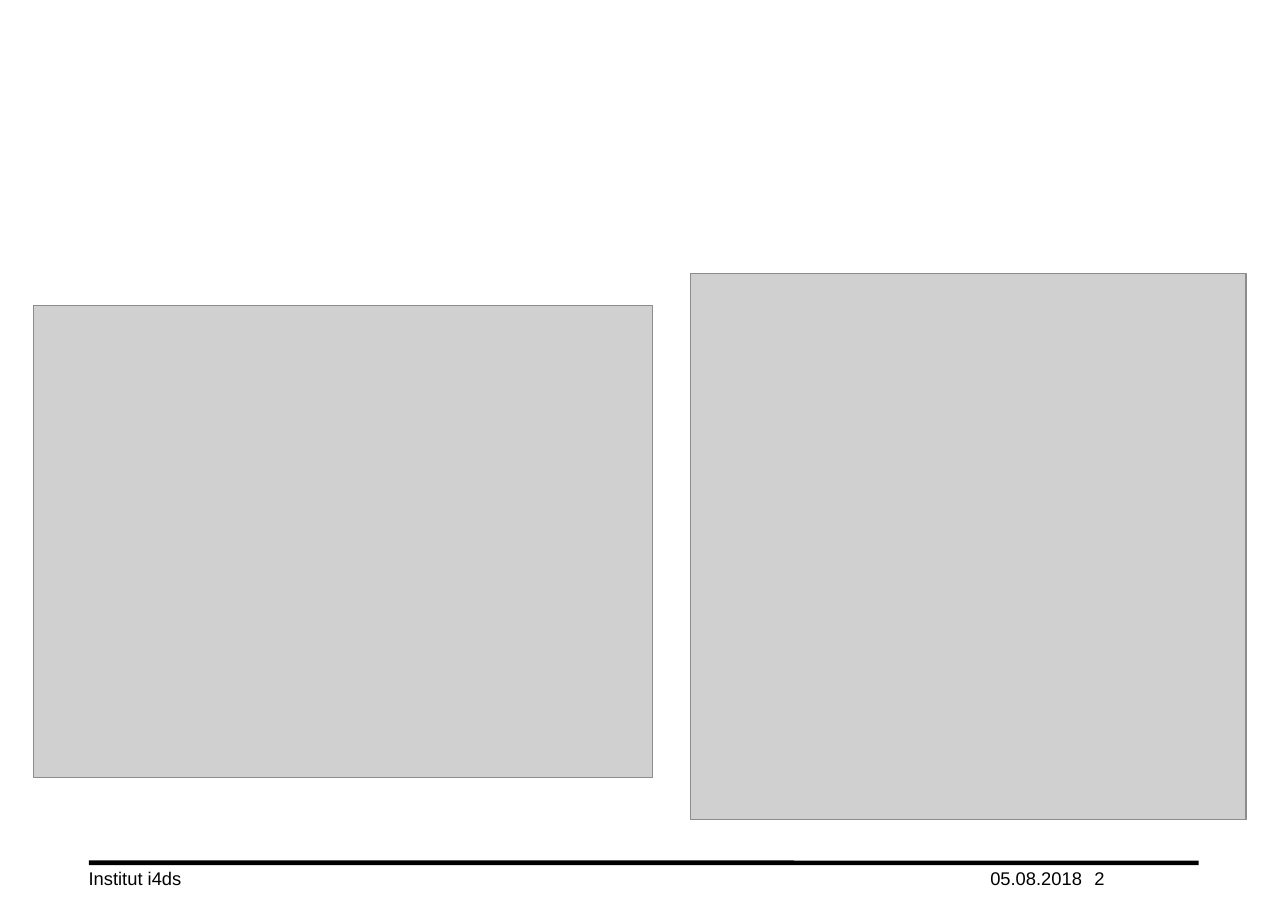
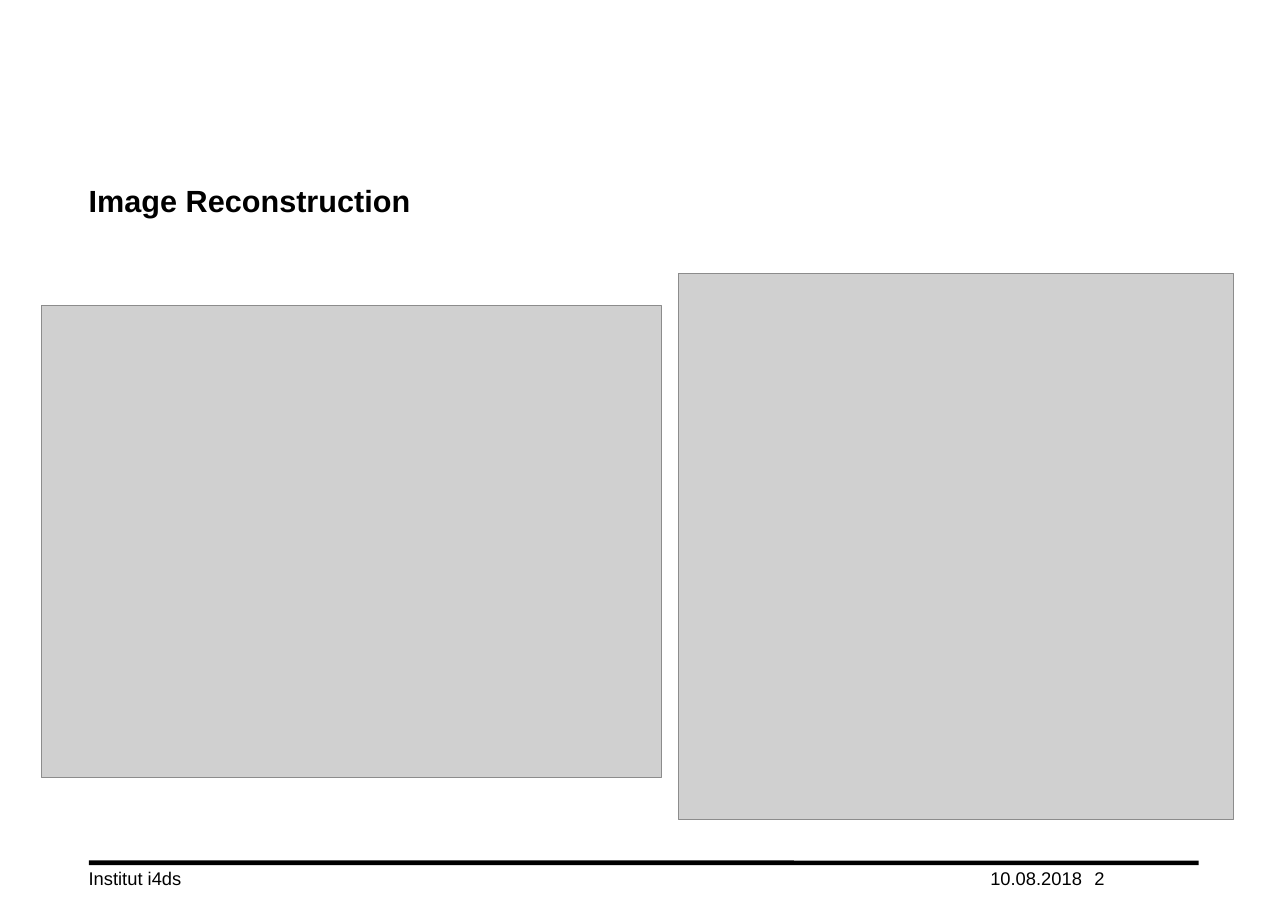
Before and after one commit to lord-blueberry/p7-doc, a slide deck: slide 2 of ppt/praes.pptx. Drawn at 1288x911 pixels with LibreOffice and Linux fonts; fonts in the diff are those of the drawing; grey boxes stand for pictures; background and template pictures are left out. Boxes give left, top, right and bottom in pixels: in the first picture for what was removed or moved away, otherwise in the second. Text is boxed around its words. In the diff, an @@ line names an element or a change of style, - is before the commit and + after.

```diff
--- a/ppt/praes.pptx
+++ b/ppt/praes.pptx
@@ title added at (89,189,411,218), 20 pt, text #000000, bold @@
+Image Reconstruction
@@ picture: place and size @@
-picture at (691,273,1246,820)
+picture at (679,273,1234,820)
@@ picture: place and size @@
-picture at (33,305,652,778)
+picture at (42,305,661,778)
@@ text at (990,872,1082,885): text changed @@
-05.08.2018
+10.08.2018
```
Also in this commit, not shown: 13 other slides changed.
